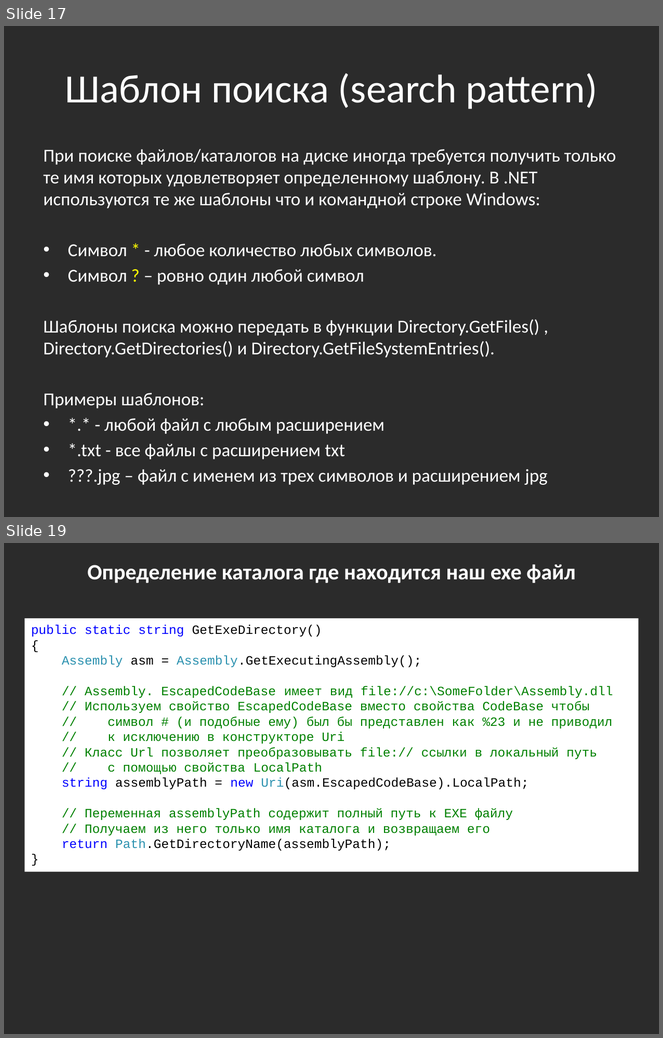
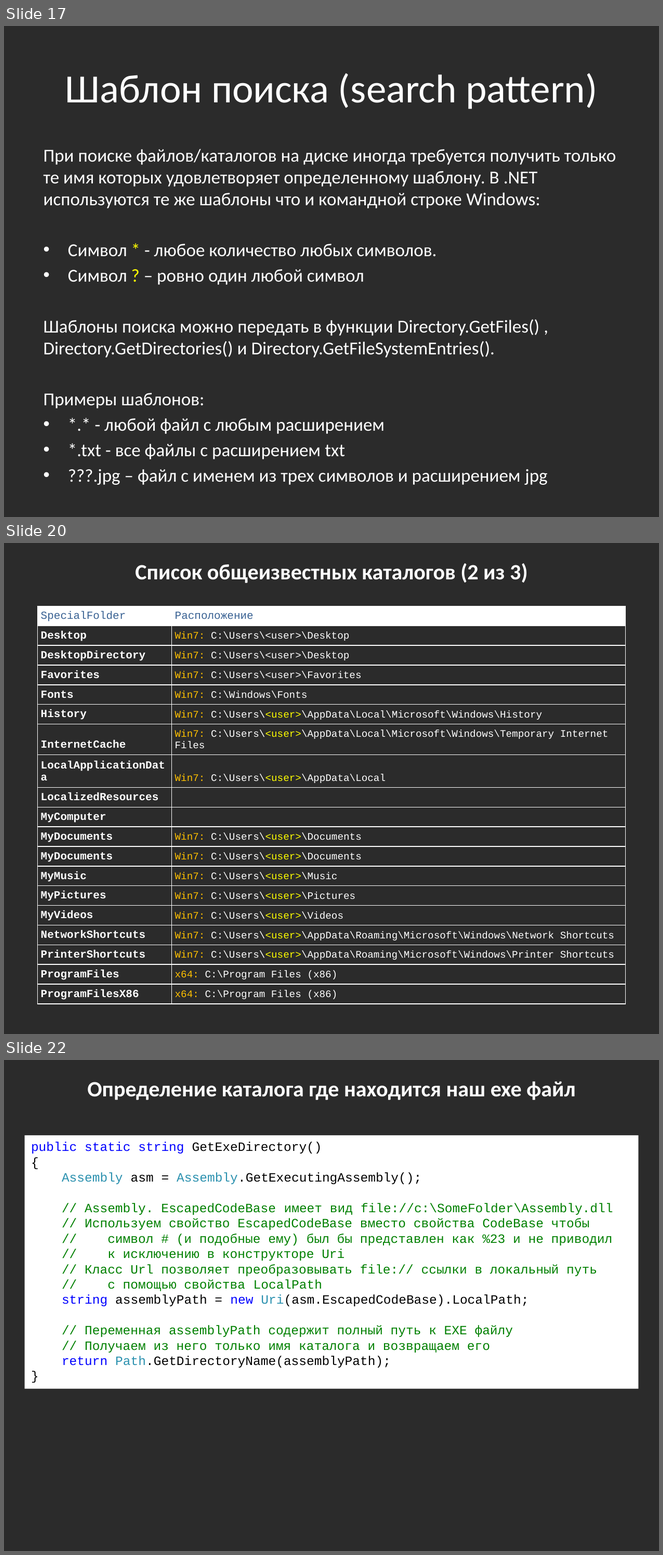
Before and after one commit to bazile/Training, a slide deck: Presentation/lesson-04-io.pptx. Shown one above the other, each under a label of ours: slides 17 and 19 before the commit, slides 17, 20 and 22 after it; the slides between them are not shown. The pictures are 663x1038 and 663x1555 pixels, drawn with LibreOffice and Linux fonts; fonts in the diff are those of the drawing; background and template pictures are left out; a plain dark background stands for a picture behind light text. Boxes give left, top, right and bottom in pixels: in the first picture for what was removed or moved away, otherwise in the second. Text is boxed around its words. In the diff, an @@ line names an element or a change of style, - is before the commit and + after.

```diff
--- a/Presentation/lesson-04-io.pptx
+++ b/Presentation/lesson-04-io.pptx
@@ slide 20 added at [4,543,659,1034], background picture (left out) @@
@@ text added at [135,563,528,583], 24 pt, text #FFFFFF, bold @@
+Список общеизвестных каталогов (2 из 3)
@@ table added at [37,606,626,1002], 19 rows, 2 columns @@
+SpecialFolder | Расположение
+Desktop | Win7: C:\Users\<user>\Desktop
+DesktopDirectory | Win7: C:\Users\<user>\Desktop
+Favorites | Win7: C:\Users\<user>\Favorites
+Fonts | Win7: C:\Windows\Fonts
+History | Win7: C:\Users\<user>\AppData\Local\Microsoft\Windows\History
+InternetCache | Win7: C:\Users\<user>\AppData\Local\Microsoft\Windows\Temporary Internet Files
+LocalApplicationData | Win7: C:\Users\<user>\AppData\Local
+LocalizedResources | 
+MyComputer | 
+MyDocuments | Win7: C:\Users\<user>\Documents
+MyDocuments | Win7: C:\Users\<user>\Documents
+MyMusic | Win7: C:\Users\<user>\Music
+MyPictures | Win7: C:\Users\<user>\Pictures
+MyVideos | Win7: C:\Users\<user>\Videos
+NetworkShortcuts | Win7: C:\Users\<user>\AppData\Roaming\Microsoft\Windows\Network Shortcuts
+PrinterShortcuts | Win7: C:\Users\<user>\AppData\Roaming\Microsoft\Windows\Printer Shortcuts
+ProgramFiles | x64: C:\Program Files (x86)
+ProgramFilesX86 | x64: C:\Program Files (x86)
@@ what was slide 19 is now slide 22 @@
```
Also in this commit, not shown: 1 slide changed, 2 other slides added, 1 other file.
